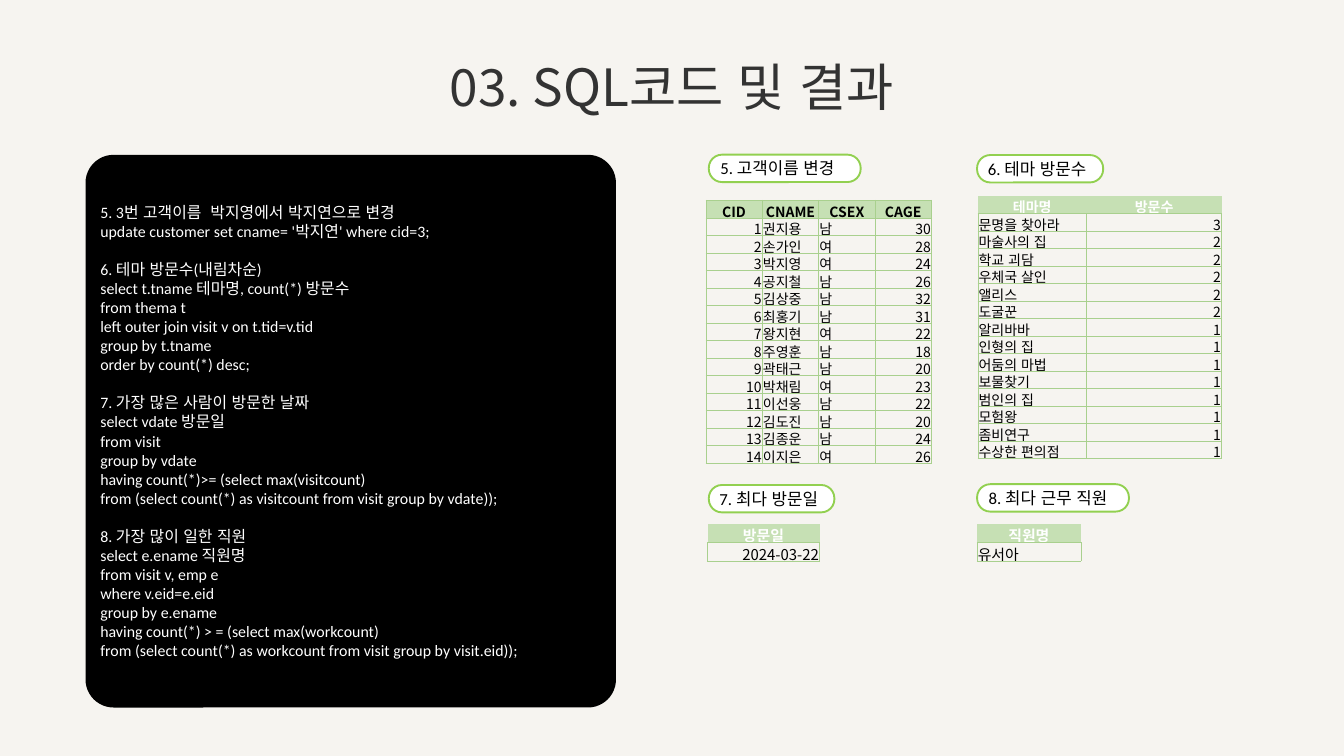
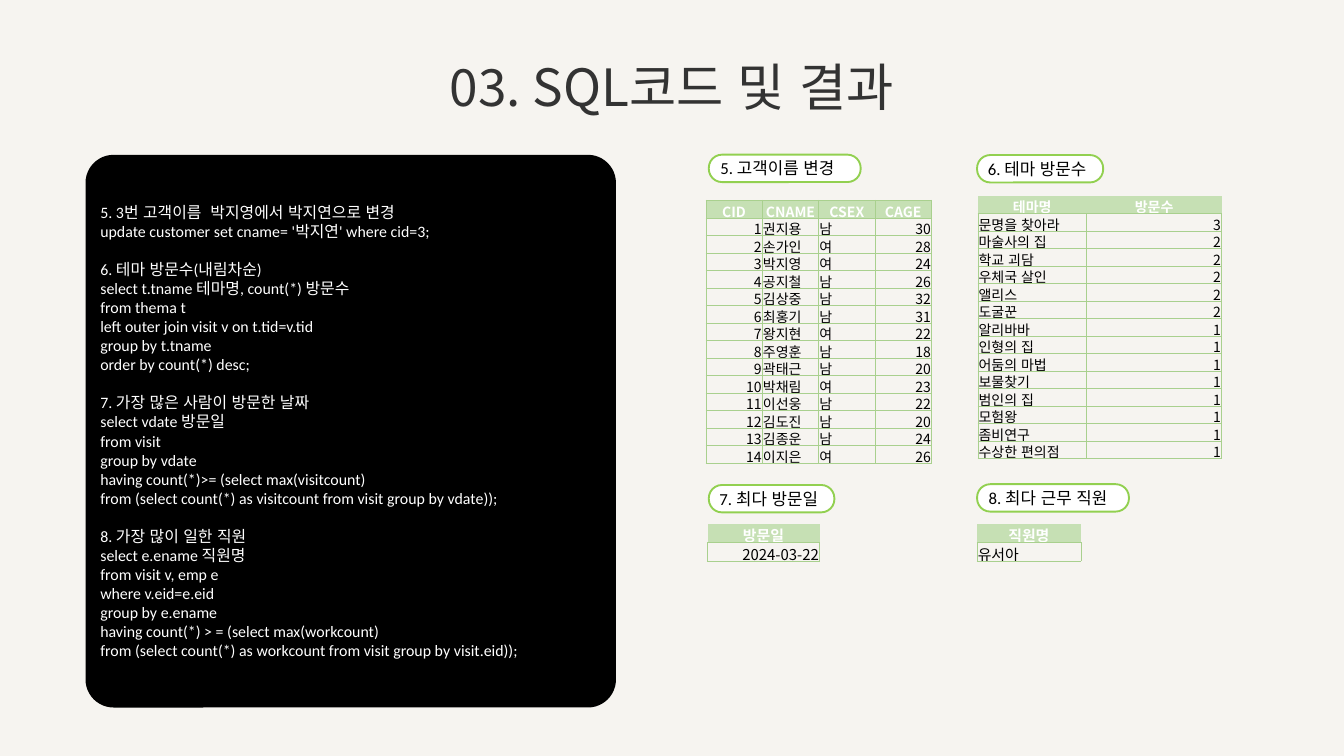
Before and after one commit to tnwjd121/OracleSQL, a slide deck: slide 10 of workspace/project/PPT/SQL_escapeProject.pptx. Drawn at 1344x756 pixels with LibreOffice and Linux fonts; fonts in the diff are those of the drawing. Boxes give left, top, right and bottom in pixels: in the first picture for what was removed or moved away, otherwise in the second. Text is boxed around its words. In the diff, an @@ line names an element or a change of style, - is before the commit and + after.

Commit message:
ppt 업데이트

```diff
--- a/workspace/project/PPT/SQL_escapeProject.pptx
+++ b/workspace/project/PPT/SQL_escapeProject.pptx
@@ table at (706, 200, 931, 468) @@
@@ text colour #000000 to #FFFFFF in "CID", "CNAME", "CSEX", "CAGE" @@
```
